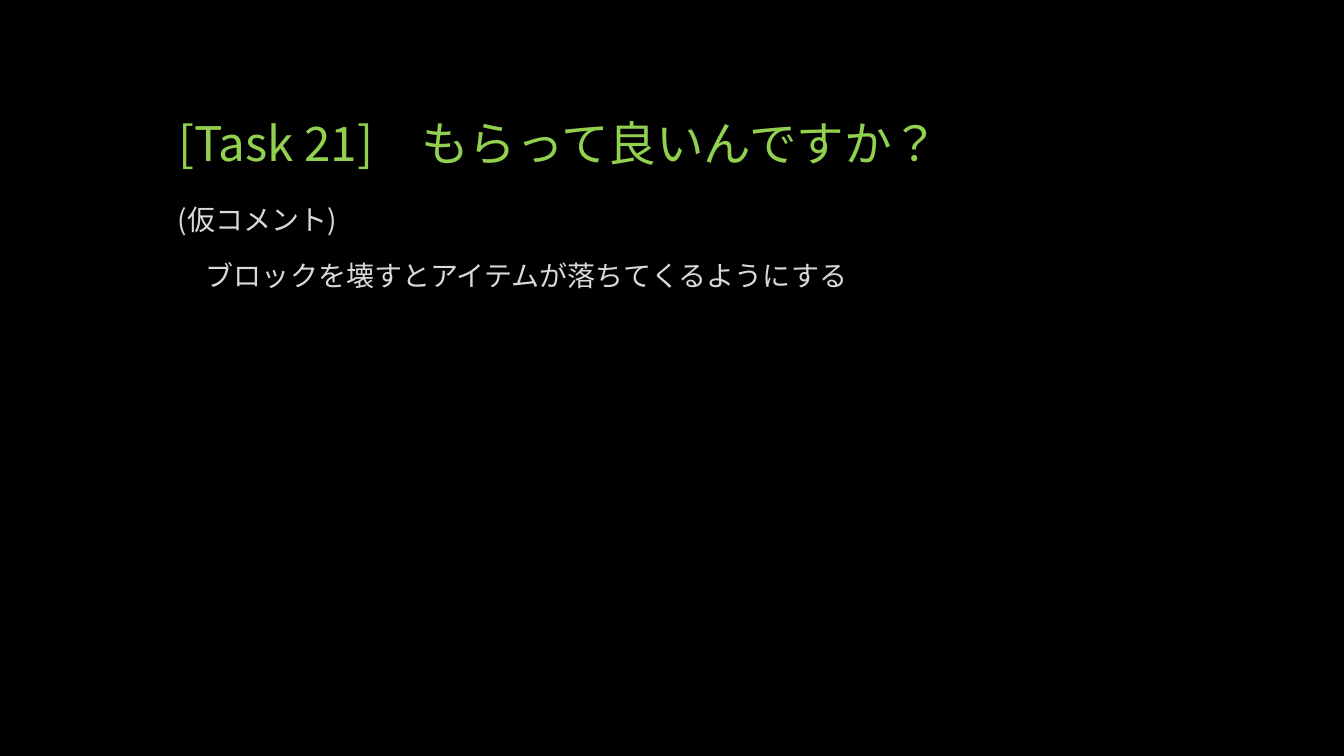
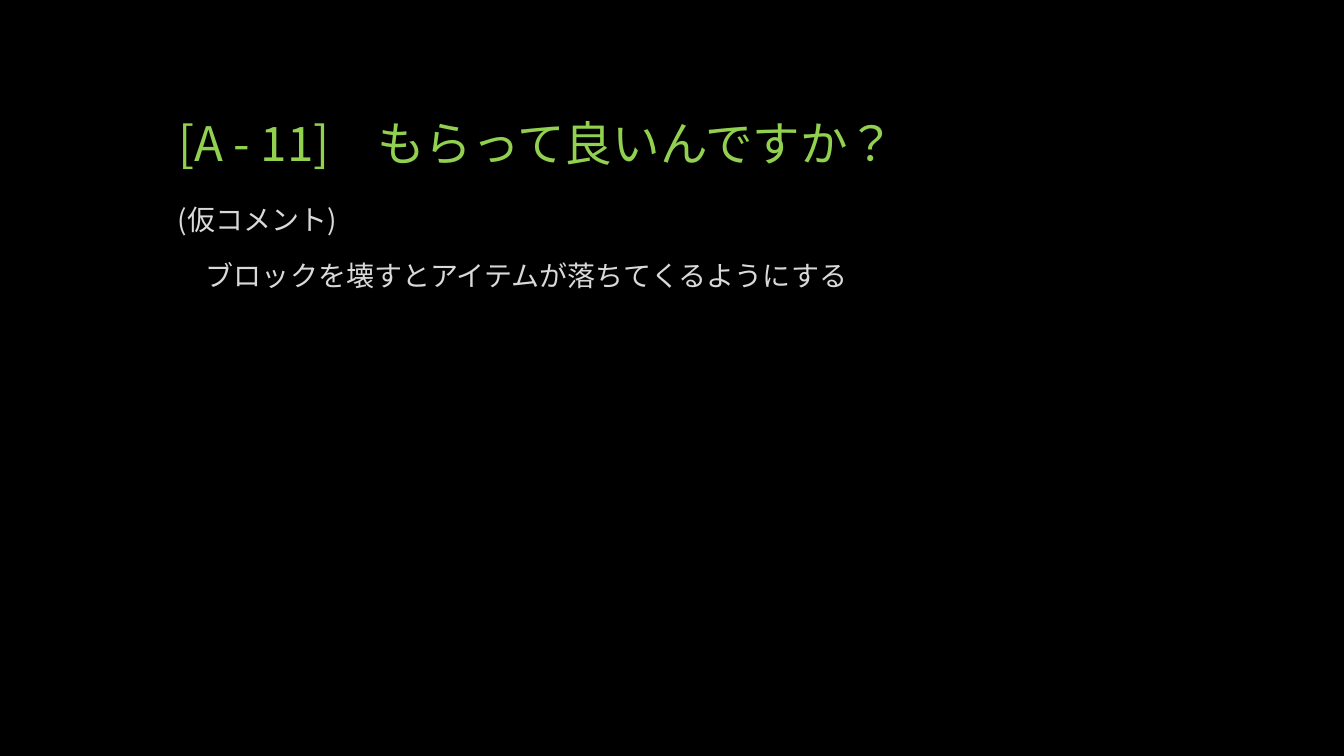
Before and after one commit to webfrontier/BreakOut, a slide deck: slide 74 of doc/インターンスライド資料.pptx (slide 65 before the commit). Drawn at 1344x756 pixels with LibreOffice and Linux fonts; fonts in the diff are those of the drawing. Boxes give left, top, right and bottom in pixels: in the first picture for what was removed or moved away, otherwise in the second. Text is boxed around its words. In the diff, an @@ line names an element or a change of style, - is before the commit and + after.

```diff
--- a/doc/インターンスライド資料.pptx
+++ b/doc/インターンスライド資料.pptx
@@ title at box(178, 121, 895, 169): text changed @@
-[Task 21] もらって良いんですか？
+[A - 11] もらって良いんですか？
```
Also in this commit, not shown: 72 other slides changed, 7 slides added.
